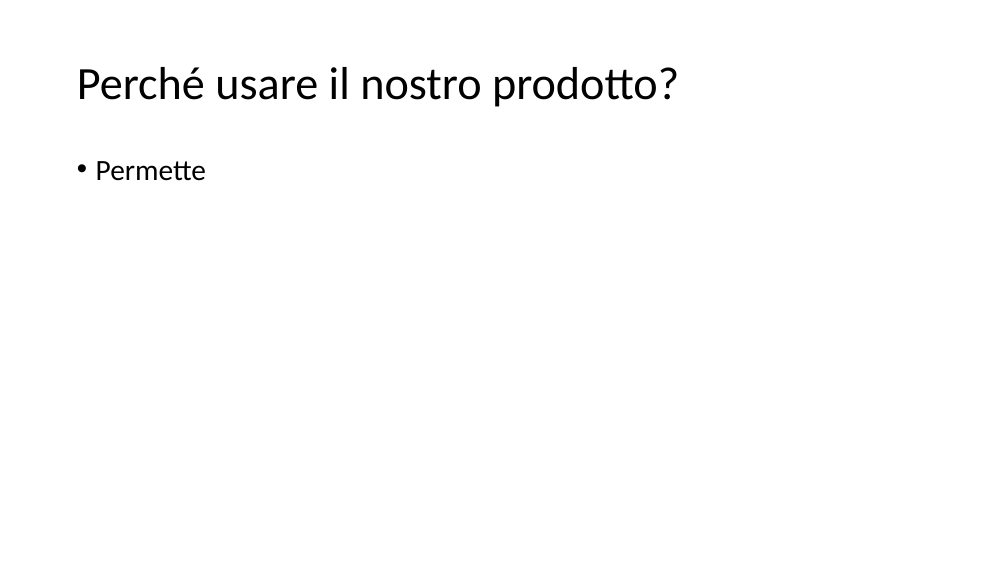
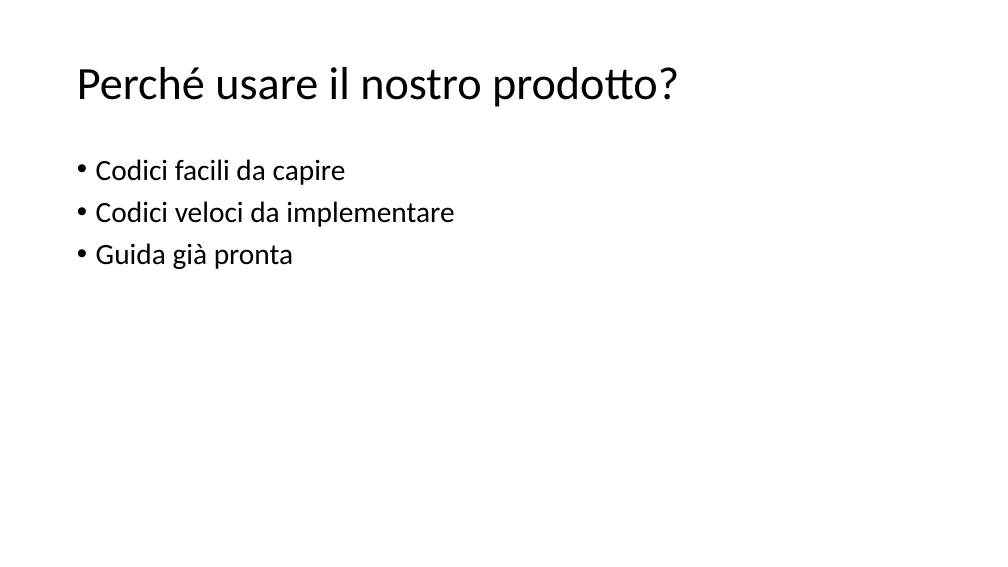
Before and after one commit to mattiaruberto/Progetto2, a slide deck: slide 2 of Presentazione/PROGETTO 2.pptx (slide 3 before the commit). Drawn at 1008x567 pixels with LibreOffice and Linux fonts; fonts in the diff are those of the drawing. Boxes give left, top, right and bottom in pixels: in the first picture for what was removed or moved away, otherwise in the second. Text is boxed around its words. In the diff, an @@ line names an element or a change of style, - is before the commit and + after.

```diff
--- a/Presentazione/PROGETTO 2.pptx
+++ b/Presentazione/PROGETTO 2.pptx
@@ text at box(96, 159, 454, 269): text changed @@
-• Permette
+• Codici facili da capire
+• Codici veloci da implementare
+• Guida già pronta
```
Also in this commit, not shown: 1 slide removed, 6 other files.
